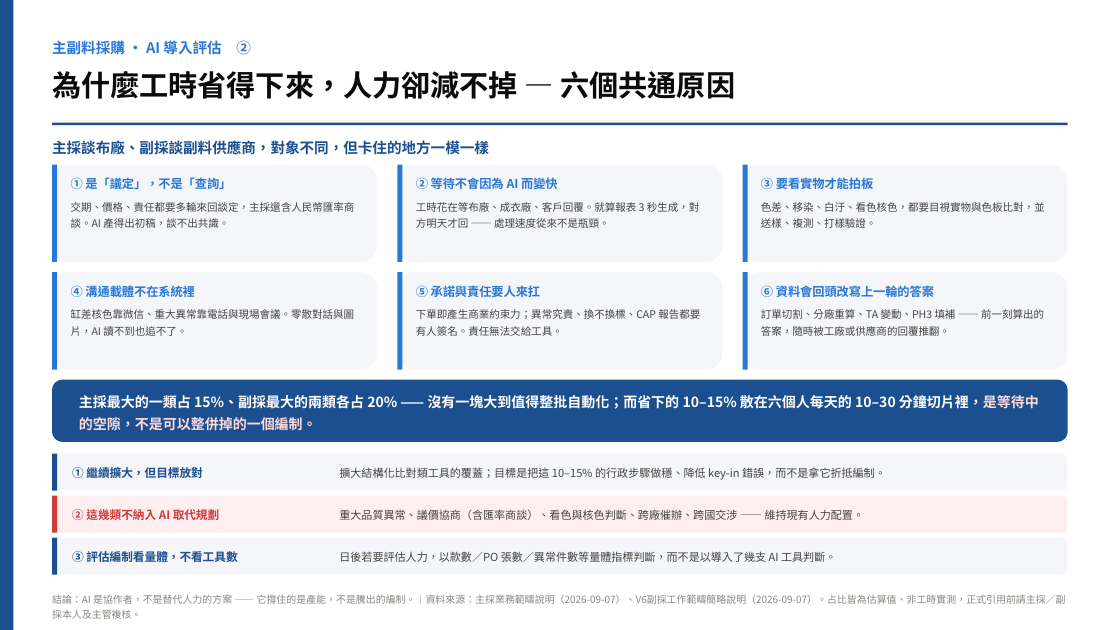
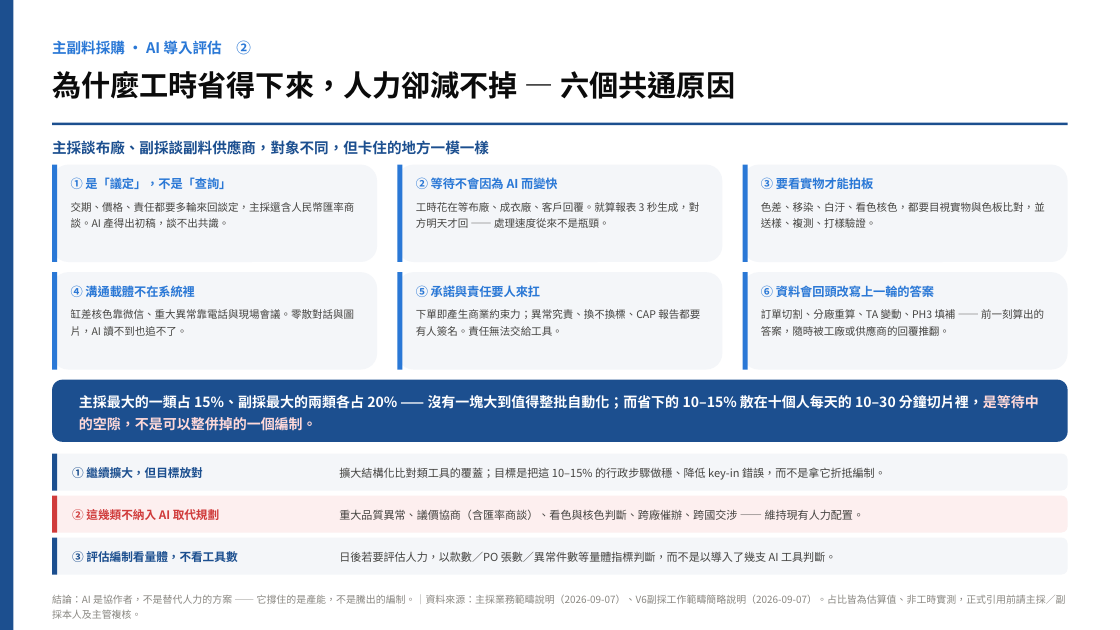
Before and after one commit to yc20054321-art/joyce, a slide deck: slide 2 of V6主副料採購_AI導入評估_20260908.pptx. Drawn at 1120x630 pixels with LibreOffice and Linux fonts; fonts in the diff are those of the drawing. Boxes give left, top, right and bottom in pixels: in the first picture for what was removed or moved away, otherwise in the second. Text is boxed around its words. In the diff, an @@ line names an element or a change of style, - is before the commit and + after.

```diff
--- a/V6主副料採購_AI導入評估_20260908.pptx
+++ b/V6主副料採購_AI導入評估_20260908.pptx
@@ text at <box>79,395,1039,431</box>: text changed @@
-主採最大的一類占 15%、副採最大的兩類各占 20% —— 沒有一塊大到值得整批自動化；而省下的 10–15% 散在六個人每天的 10–30 分鐘切片裡，是等待中的空隙，不是可以整併掉的一個編制。
+主採最大的一類占 15%、副採最大的兩類各占 20% —— 沒有一塊大到值得整批自動化；而省下的 10–15% 散在十個人每天的 10–30 分鐘切片裡，是等待中的空隙，不是可以整併掉的一個編制。
```
Also in this commit, not shown: 1 other slide changed, 2 other files.
